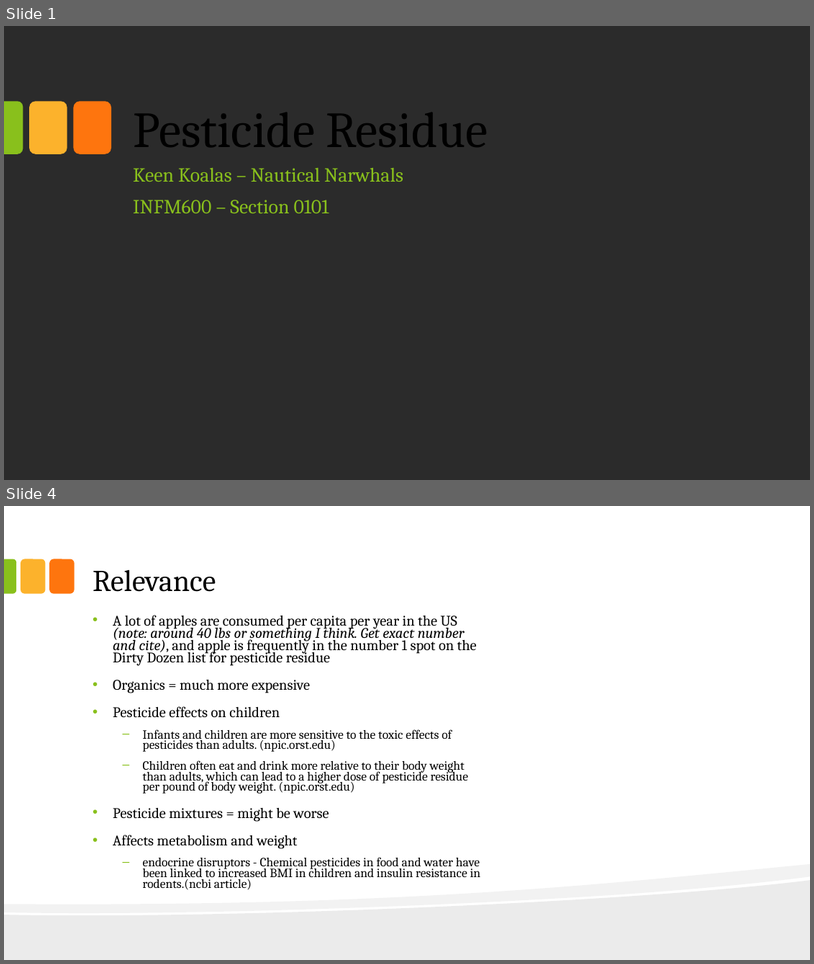
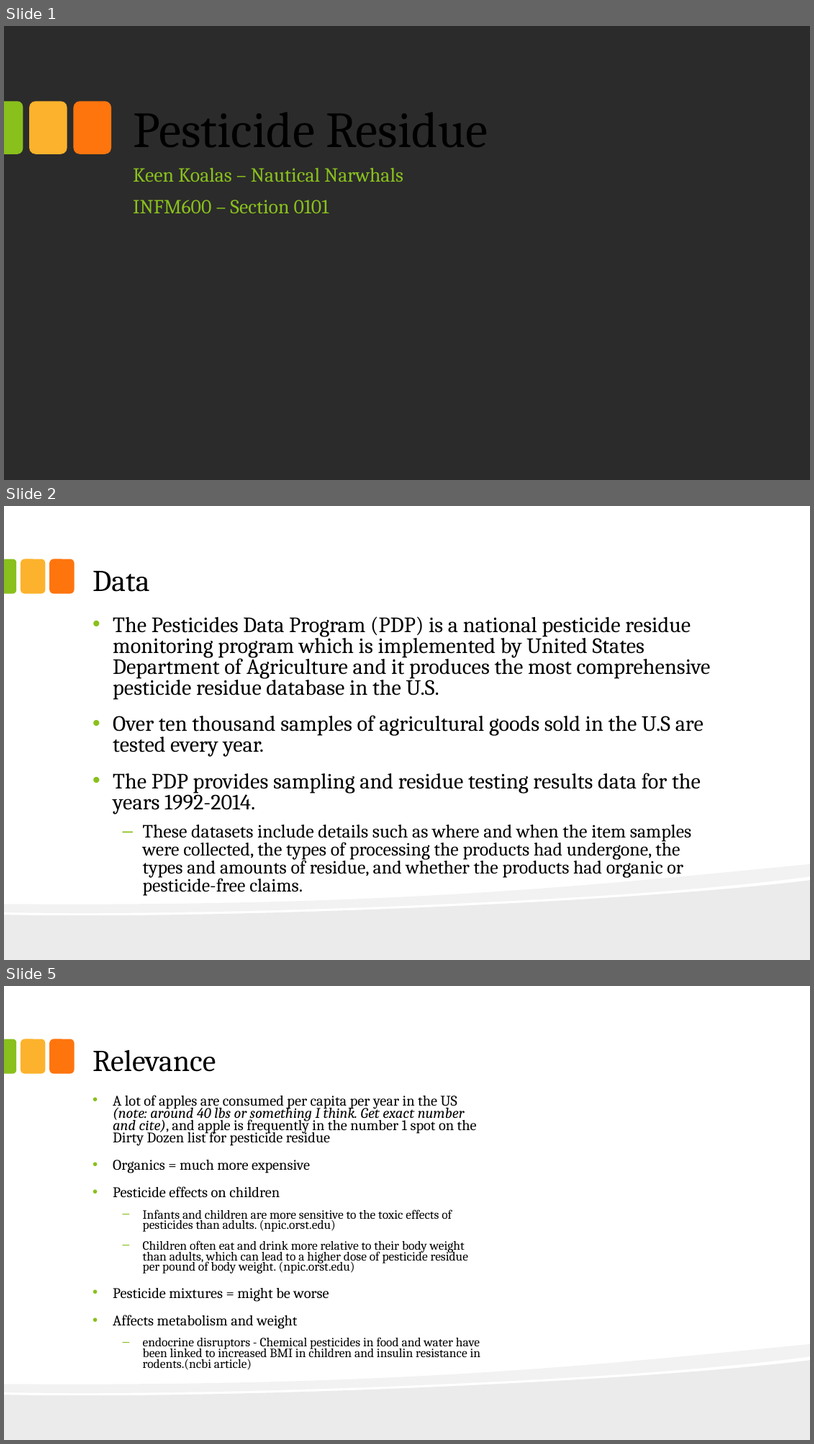
Before and after one commit to hims16s/INFM600-Project-Pesticide-Data-Analysis, a slide deck: Draft/package/INFM600_0101_KeenKoalas_Slides.pptx. Shown one above the other, each under a label of ours: slides 1 and 4 before the commit, slides 1, 2 and 5 after it; the slides between them are not shown. The pictures are 814x964 and 814x1444 pixels, drawn with LibreOffice and Linux fonts; fonts in the diff are those of the drawing; background and template pictures are left out; a plain dark background stands for a picture behind light text. Boxes give left, top, right and bottom in pixels: in the first picture for what was removed or moved away, otherwise in the second. Text is boxed around its words. In the diff, an @@ line names an element or a change of style, - is before the commit and + after.

```diff
--- a/Draft/package/INFM600_0101_KeenKoalas_Slides.pptx
+++ b/Draft/package/INFM600_0101_KeenKoalas_Slides.pptx
@@ slide 2 added at (4,506,810,960), background #FFFFFF; not listed: 5 template elements that a slide beside it also shows @@
@@ title added at (93,571,149,592), 36 pt, text #000000 @@
+Data
@@ text added at (113,616,711,896), 25.9 pt, text #000000 @@
+• The Pesticides Data Program (PDP) is a national pesticide residue monitoring program which is implemented by United States Department of Agriculture and it produces the most comprehensive pesticide residue database in the U.S.
+• Over ten thousand samples of agricultural goods sold in the U.S are tested every year.
+• The PDP provides sampling and residue testing results data for the years 1992-2014.
+  – These datasets include details such as where and when the item samples were collected, the types of processing the products had undergone, the types and amounts of residue, and whether the products had organic or pesticide-free claims.
@@ what was slide 4 is now slide 5 @@
```
Also in this commit, not shown: 7 slides changed, 4 other slides added.
